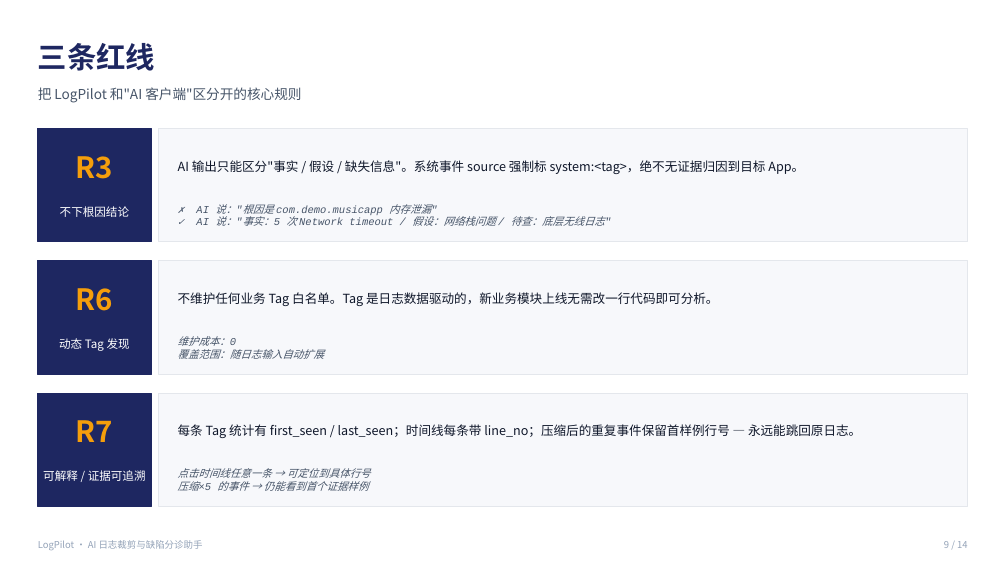
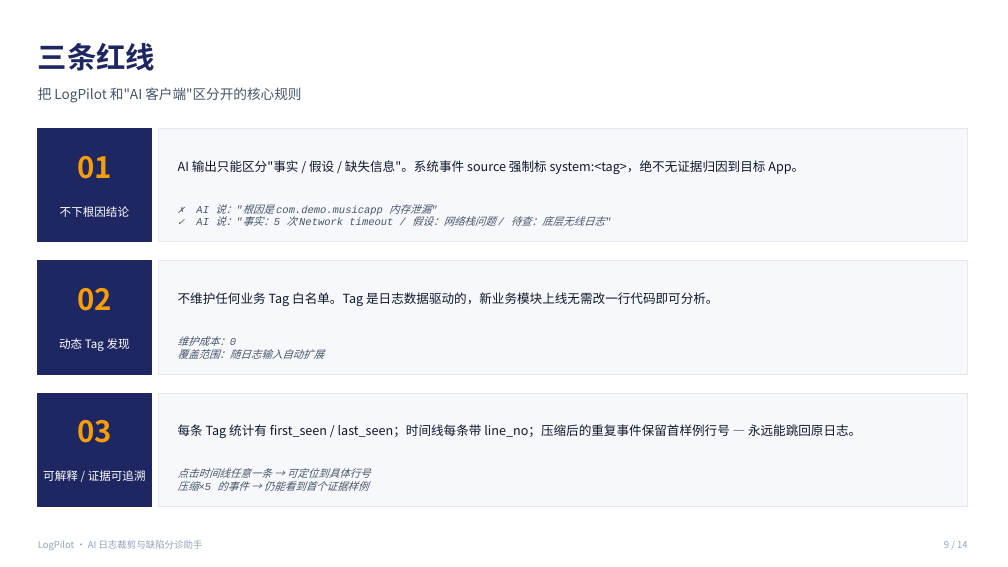
Before and after one commit to caoyuan-fire/LogPilot, a slide deck: slide 9 of ppt-build/LogPilot-项目介绍.pptx. Drawn at 1008x567 pixels with LibreOffice and Linux fonts; fonts in the diff are those of the drawing. Boxes give left, top, right and bottom in pixels: in the first picture for what was removed or moved away, otherwise in the second. Text is boxed around its words. In the diff, an @@ line names an element or a change of style, - is before the commit and + after.

```diff
--- a/ppt-build/LogPilot-项目介绍.pptx
+++ b/ppt-build/LogPilot-项目介绍.pptx
@@ text at (x1=77, y1=156, x2=112, y2=179): text changed @@
-R3
+01
@@ text at (x1=77, y1=288, x2=112, y2=311): text changed @@
-R6
+02
@@ text at (x1=77, y1=420, x2=112, y2=443): text changed @@
-R7
+03
```
Also in this commit, not shown: 1 other file.
